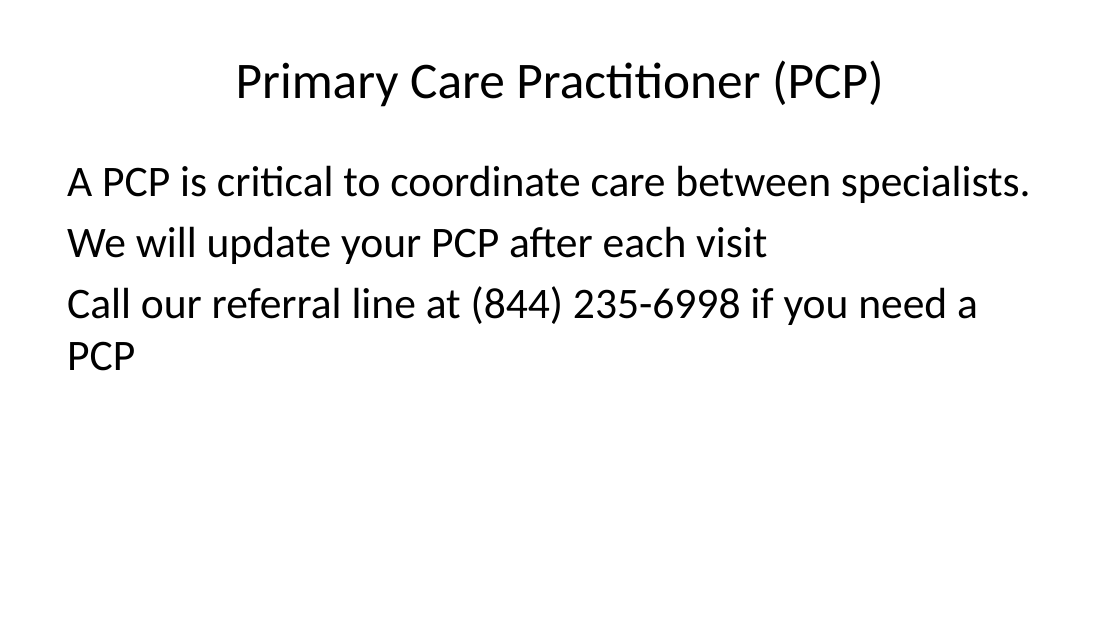
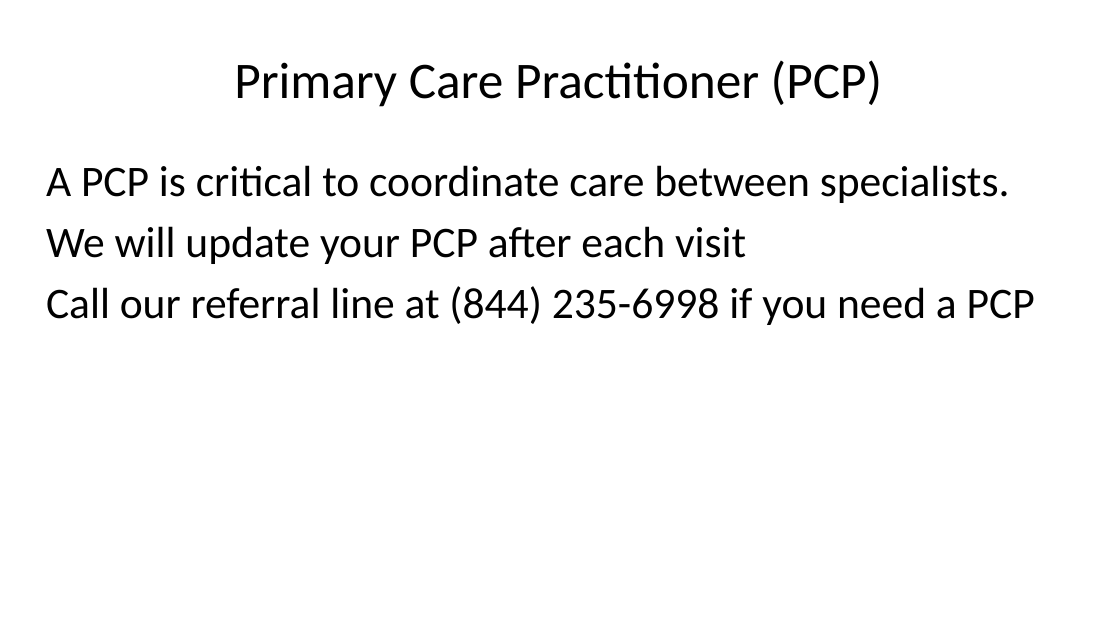
Before and after one commit to jcsalo/patient_education, a slide deck: slide 22 of lci_esom1.pptx. Drawn at 1120x630 pixels with LibreOffice and Linux fonts; fonts in the diff are those of the drawing. Boxes give left, top, right and bottom in pixels: in the first picture for what was removed or moved away, otherwise in the second. Text is boxed around its words. In the diff, an @@ line names an element or a change of style, - is before the commit and + after.

```diff
--- a/lci_esom1.pptx
+++ b/lci_esom1.pptx
@@ text "A PCP is critical to ..." rewrapped from <box>67,165,1031,371</box> to <box>46,165,1035,325</box> @@
```
Also in this commit, not shown: 24 other slides changed, 43 other files.
